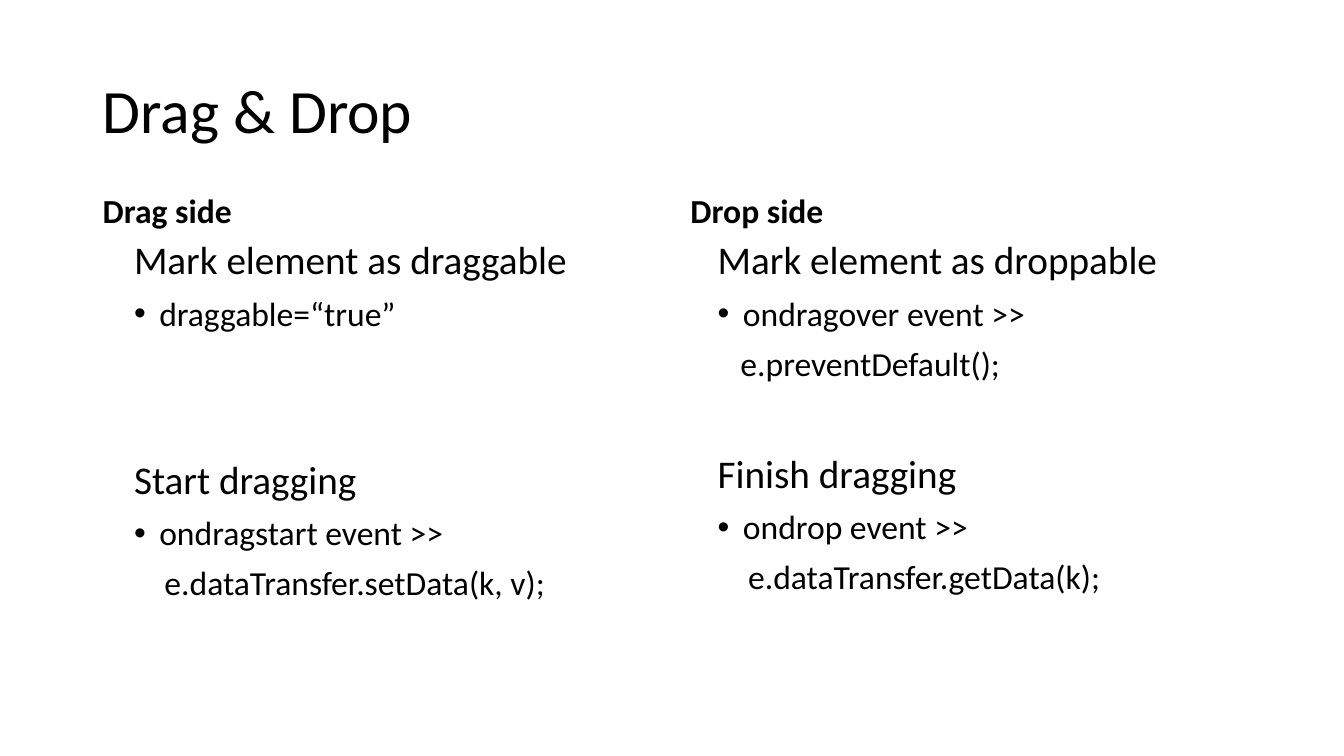
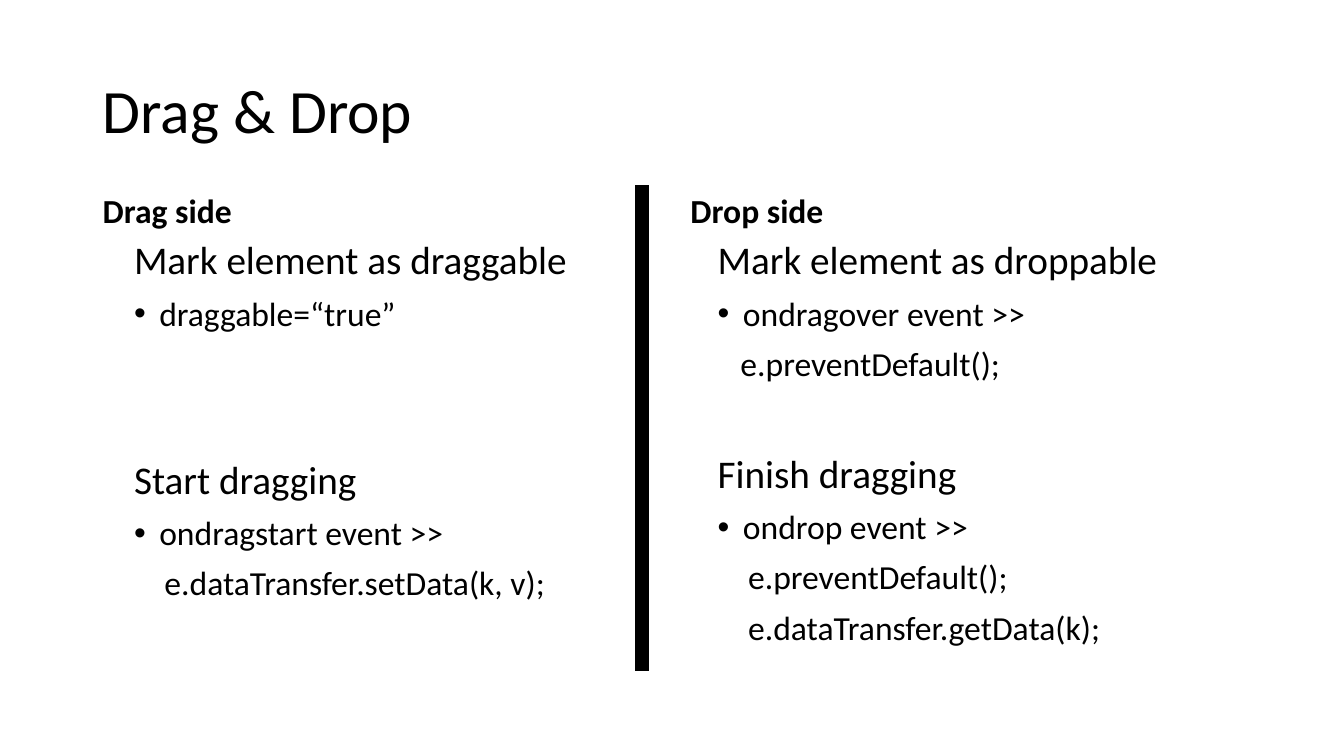
Before and after one commit to maowmaow/html-lab, a slide deck: slide 49 of HTML5.pptx (slide 44 before the commit). Drawn at 1344x756 pixels with LibreOffice and Linux fonts; fonts in the diff are those of the drawing. Boxes give left, top, right and bottom in pixels: in the first picture for what was removed or moved away, otherwise in the second. Text is boxed around its words. In the diff, an @@ line names an element or a change of style, - is before the commit and + after.

```diff
--- a/HTML5.pptx
+++ b/HTML5.pptx
@@ rectangle added at [636,186,649,670], fill #000000, outline #000000 1 pt @@
@@ text at [748,564,1007,595]: paragraph added @@
+e.preventDefault();
```
Also in this commit, not shown: 3 other slides changed, 7 slides added, 16 other files.
